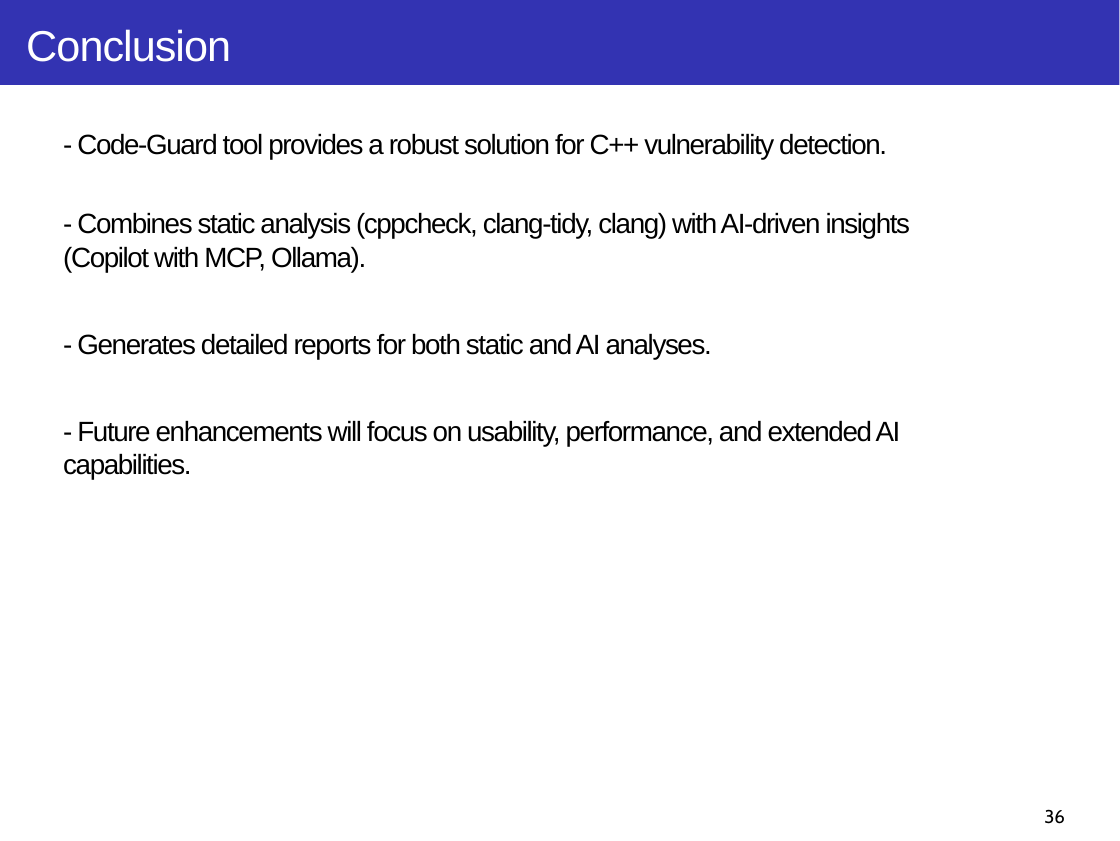
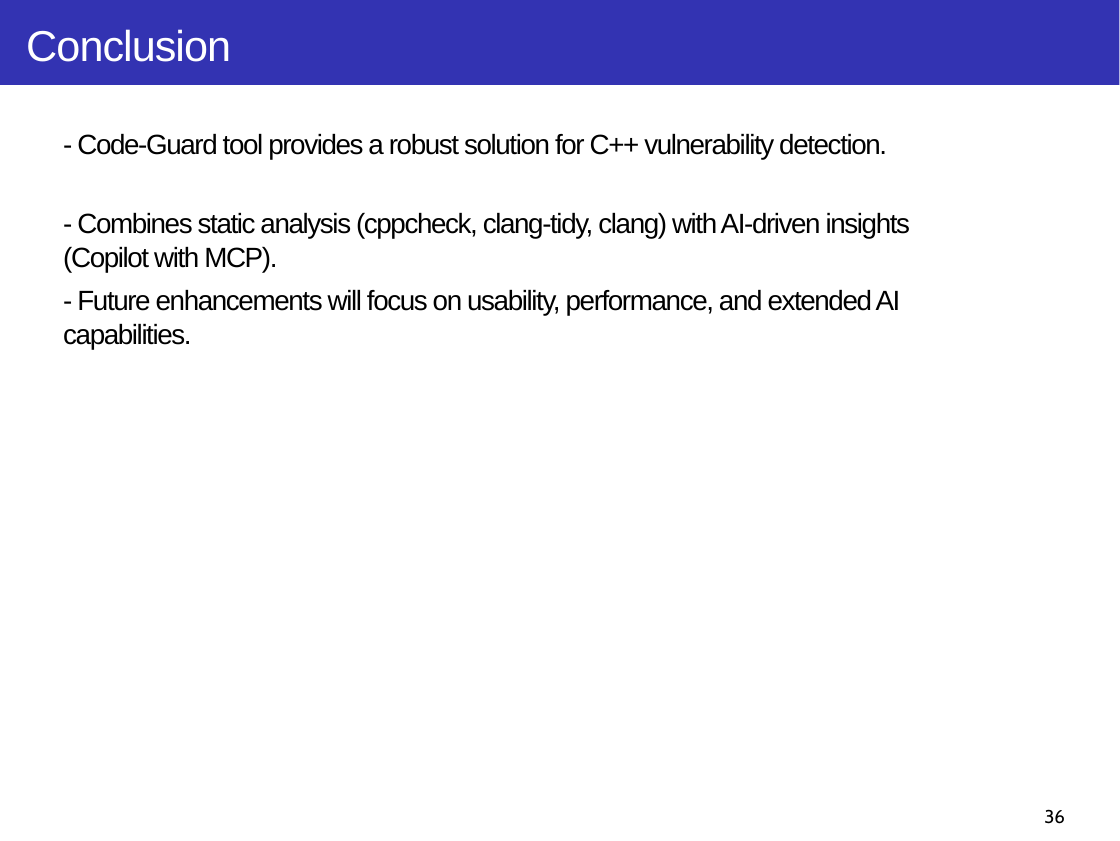
Before and after one commit to taikt/codefun, a slide deck: slide 36 of deepl/code_guard/doc/Code-Guard.pptx. Drawn at 1120x841 pixels with LibreOffice and Linux fonts; fonts in the diff are those of the drawing. Boxes give left, top, right and bottom in pixels: in the first picture for what was removed or moved away, otherwise in the second. Text is boxed around its words. In the diff, an @@ line names an element or a change of style, - is before the commit and + after.

```diff
--- a/deepl/code_guard/doc/Code-Guard.pptx
+++ b/deepl/code_guard/doc/Code-Guard.pptx
@@ text at <box>63,212,910,272</box>: text changed @@
-- Combines static analysis (cppcheck, clang-tidy, clang) with AI-driven insights (Copilot with MCP, Ollama).
-- Generates detailed reports for both static and AI analyses.
+- Combines static analysis (cppcheck, clang-tidy, clang) with AI-driven insights (Copilot with MCP).
```
Also in this commit, not shown: 17 other slides changed.
